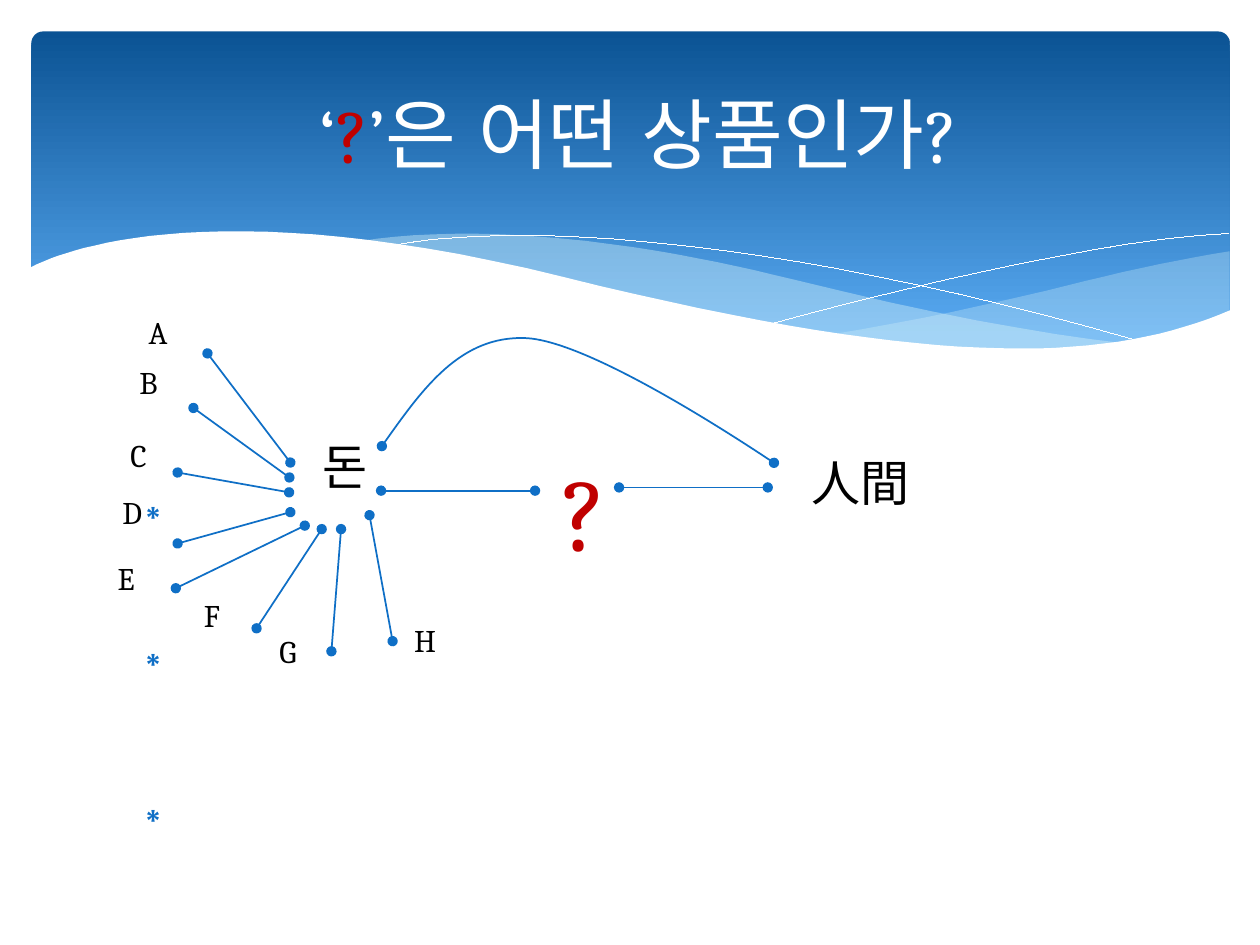
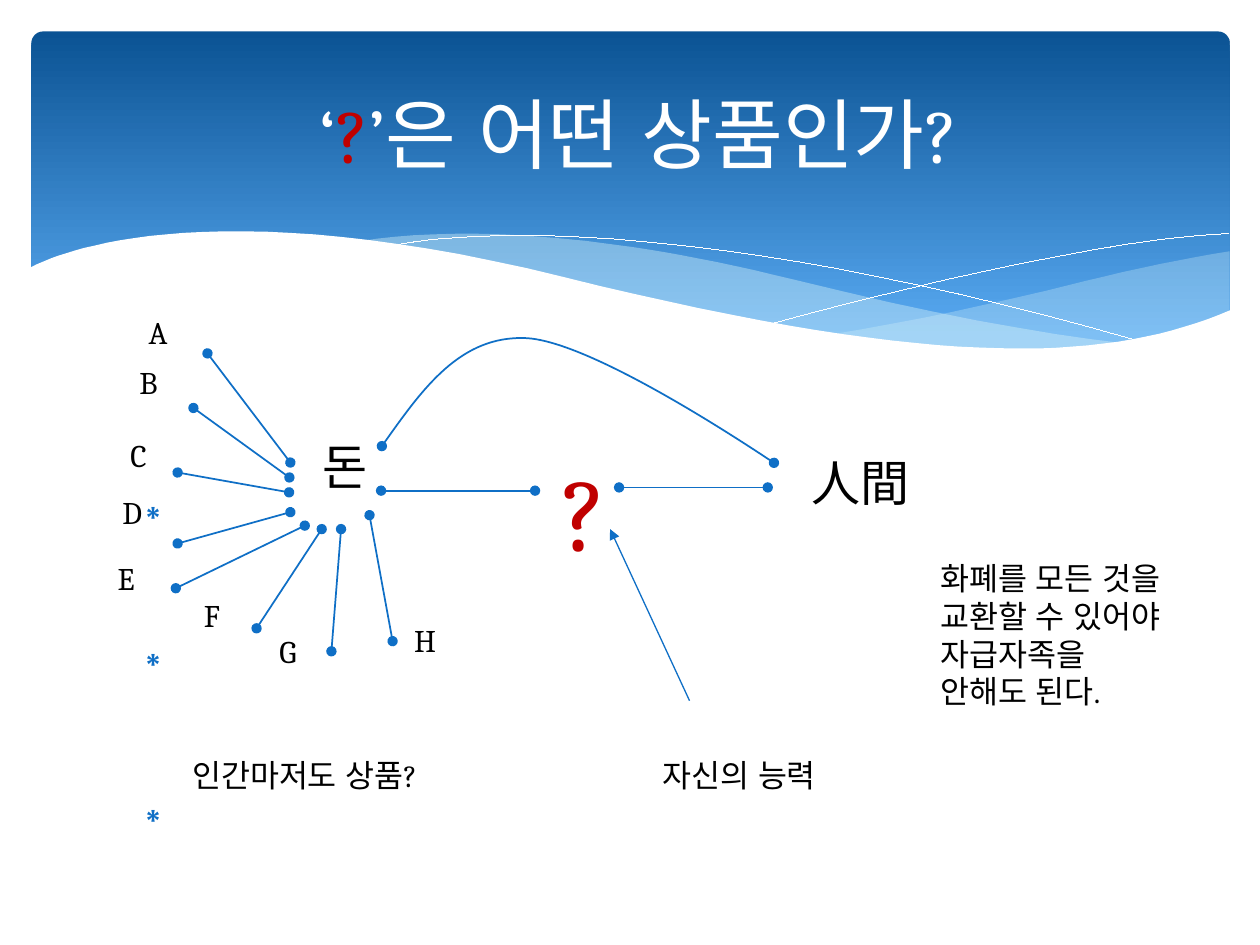
Before and after one commit to dw5450/3rd_grade_study, a slide deck: slide 6 of 과학기술과미디어/수업 ppt/13강 디지털-정리.pptx. Drawn at 1260x945 pixels with LibreOffice and Linux fonts; fonts in the diff are those of the drawing. Boxes give left, top, right and bottom in pixels: in the first picture for what was removed or moved away, otherwise in the second. Text is boxed around its words. In the diff, an @@ line names an element or a change of style, - is before the commit and + after.

```diff
--- a/과학기술과미디어/수업 ppt/13강 디지털-정리.pptx
+++ b/과학기술과미디어/수업 ppt/13강 디지털-정리.pptx
@@ arrow added from (689, 701) to (610, 529), #0F6FC6 0.75 pt @@
@@ text added at (940,564,1161,706), 18 pt, text #000000 @@
+화폐를 모든 것을 교환할 수 있어야
+자급자족을 안해도 된다.
@@ text added at (192,761,417,790), 18 pt, text #000000 @@
+인간마저도 상품?
@@ text added at (662,761,816,790), 18 pt, text #000000 @@
+자신의 능력
```
Also in this commit, not shown: 12 other slides changed, 29 other files.
